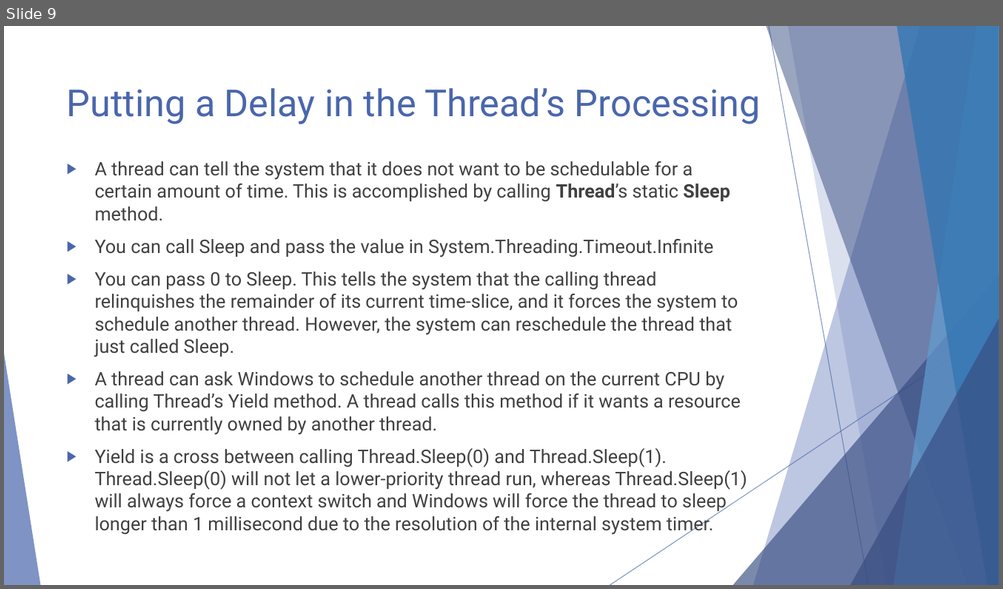
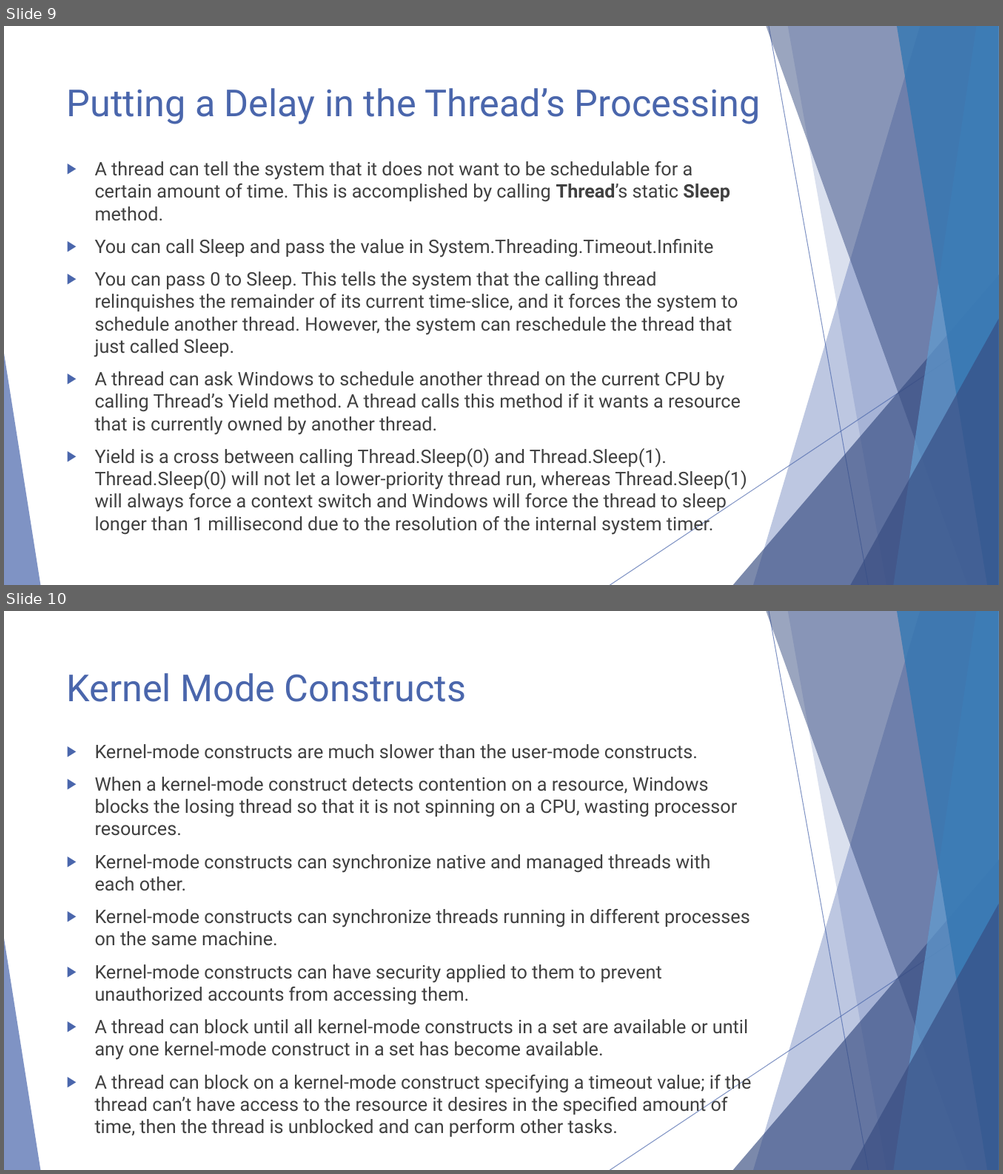
Before and after one commit to tigertop/RAU-OS-Labs, a slide deck: Lab 6/RAU-OS-Lab6.pptx. Shown one above the other, each under a label of ours: slide 9 before the commit, slides 9 and 10 after it. The pictures are 1003x589 and 1003x1174 pixels, drawn with LibreOffice and Linux fonts; fonts in the diff are those of the drawing. Boxes give left, top, right and bottom in pixels: in the first picture for what was removed or moved away, otherwise in the second. Text is boxed around its words. In the diff, an @@ line names an element or a change of style, - is before the commit and + after.

Commit message:
Added material for Kernel-Mode Constructs

```diff
--- a/Lab 6/RAU-OS-Lab6.pptx
+++ b/Lab 6/RAU-OS-Lab6.pptx
@@ slide 10 added at bbox=[4, 611, 999, 1170], background #FFFFFF; not listed: 10 template elements that a slide beside it also shows @@
@@ title added at bbox=[67, 673, 466, 702], 36 pt, text #4A66AC @@
+Kernel Mode Constructs
@@ text added at bbox=[95, 744, 751, 1137], 18 pt, text #404040 @@
+▶ Kernel-mode constructs are much slower than the user-mode constructs.
+▶ When a kernel-mode construct detects contention on a resource, Windows blocks the losing thread so that it is not spinning on a CPU, wasting processor resources.
+▶ Kernel-mode constructs can synchronize native and managed threads with each other.
+▶ Kernel-mode constructs can synchronize threads running in different processes on the same machine.
+▶ Kernel-mode constructs can have security applied to them to prevent unauthorized accounts from accessing them.
+▶ A thread can block until all kernel-mode constructs in a set are available or until any one kernel-mode construct in a set has become available.
+▶ A thread can block on a kernel-mode construct specifying a timeout value; if the thread can’t have access to the resource it desires in the specified amount of time, then the thread is unblocked and can perform other tasks.
```
Also in this commit, not shown: 6 other slides added, 1 other file.
